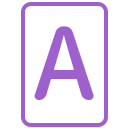
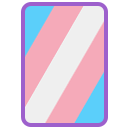
Comparing the layer stacks of the two w=128, h=128 images. Changes:
hid "A" over [34, 26, 94, 100]
added layer "transgender_flag" above "Rectangle 1" over [25, 6, 104, 123]
added layer "Rectangle 1" (1st of 3) above "Rectangle 1" over [25, 6, 104, 123]
showed "Rectangle 1" (2nd of 3) over [25, 6, 104, 123]
hid "Rectangle 1" (3rd of 3) over [25, 6, 104, 123]
